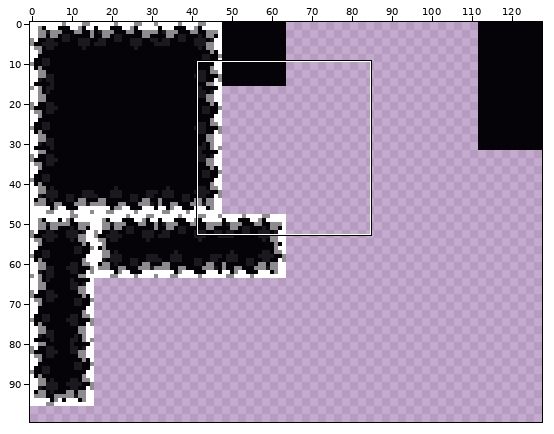
A pixel-art file gets an edit: assets/art/tiles.aseprite. The picture above shows the old version from afar; the outline marks the close-up.
Close-up. Before the edit:
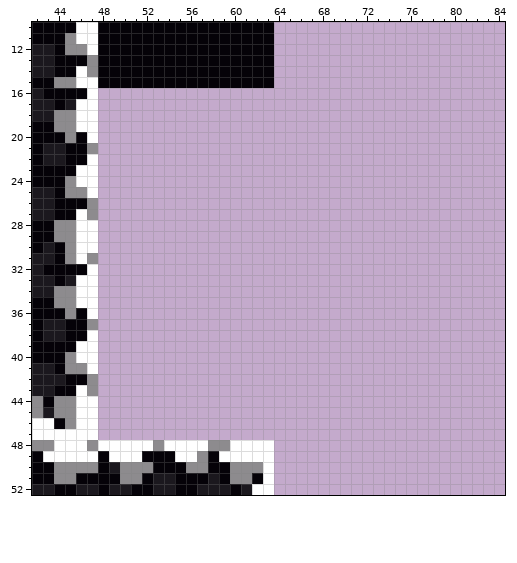
128x128 pixels, 1 frame. Shown: x 42..84, y 10..52. The wide view leaves out empty margins.
The result:
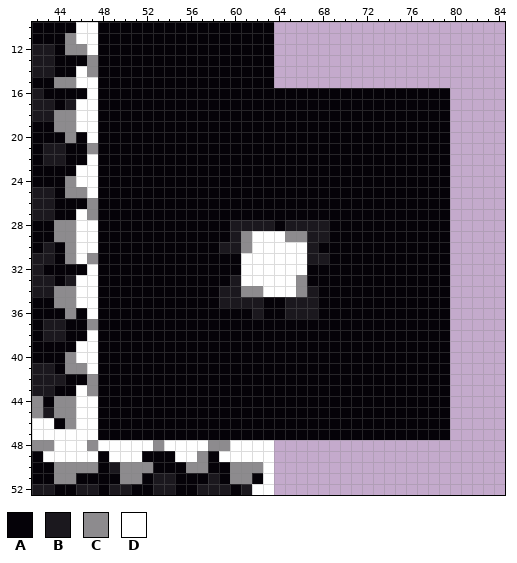
Palette (. is transparent): A #050208  B #1b181e  C #8d8b8e  D #ffffff
Change:
The edit adds colour A in rows 16 to 27 at x 48 to 79; in row 28 at x 48 to 59, 64 and 69 to 79; in row 29 at x 48 to 59 and 69 to 79; in row 30 at x 48 to 58 and 68 to 79; in row 31 at x 48 to 60 and 69 to 79; in row 32 at x 48 to 60 and 67 to 79.
The edit adds colour A in row 33 at x 48 to 59 and 67 to 79; in row 34 at x 48 to 58 and 68 to 79; in row 35 at x 48 to 58, 63 to 64 and 68 to 79; in row 36 at x 48 to 61, 63 to 64 and 68 to 79; in rows 37 to 47 at x 48 to 79.
The edit adds colour B in row 28 at x 60 to 63 and 65 to 68; in row 29 at x 60 and 67 to 68; in row 30 at x 59 to 60 and 67; in row 31 at x 67 to 68; in row 33 at x 60; in row 34 at x 59 to 60 and 67.
The edit adds colour B in row 35 at x 59 to 62 and 65 to 67; in row 36 at x 62 and 65 to 67.
The edit adds colour C in row 29 at x 61 and 65 to 66; in row 30 at x 61; in row 33 at x 66; in row 34 at x 61 to 62 and 66.
The edit adds colour D in row 29 at x 62 to 64; in row 30 at x 62 to 66; in rows 31 to 32 at x 61 to 66; in row 33 at x 61 to 65; in row 34 at x 63 to 65.
Changed places in both close-ups, as pixel boxes (x1, y1, x2, y2):
added: (98, 88, 450, 440)
